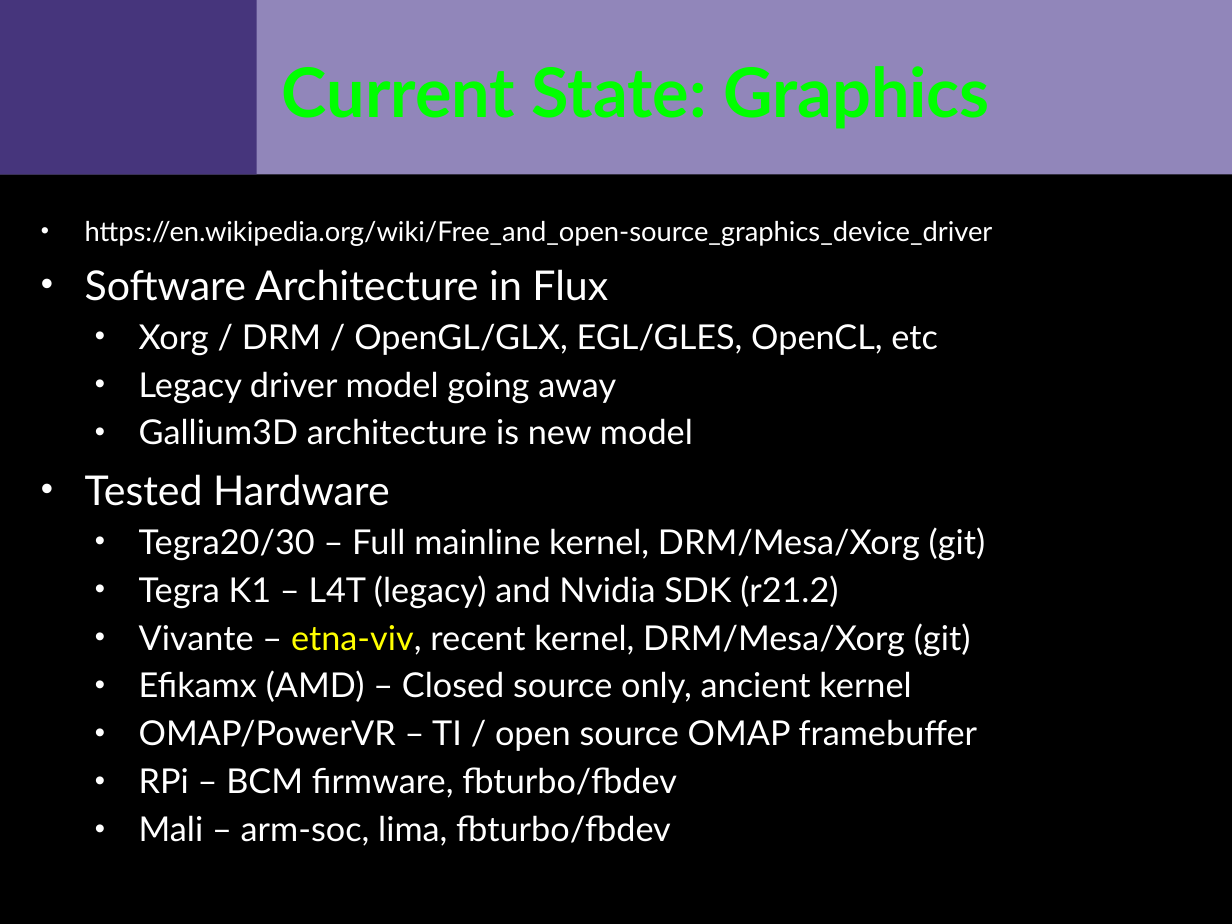
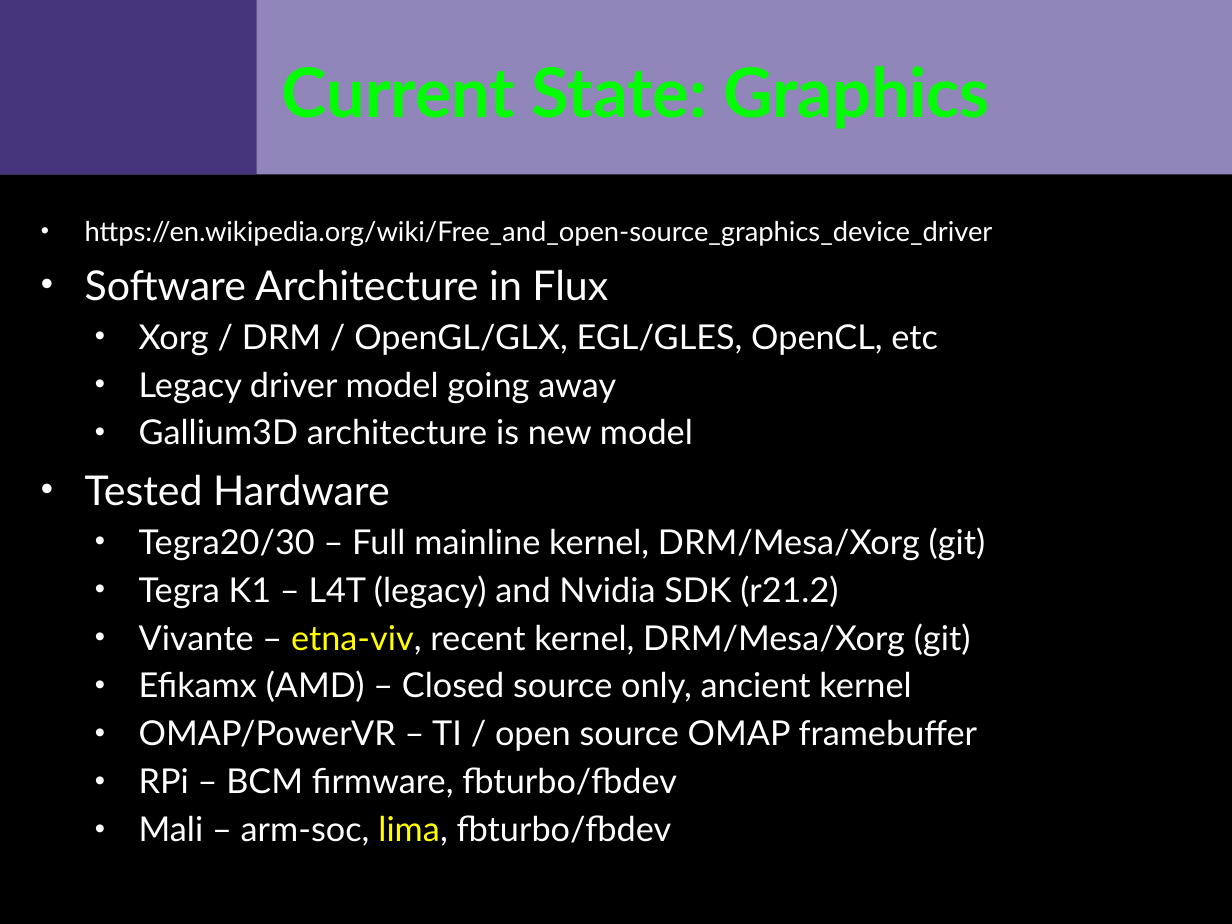
Before and after one commit to VCTLabs/scale13x-presentations, a slide deck: slide 9 of embedded/embedded_scale13x_open_hardware.odp. Drawn at 1232x924 pixels with LibreOffice and Linux fonts; fonts in the diff are those of the drawing; background and template pictures are left out. Boxes give left, top, right and bottom in pixels: in the first picture for what was removed or moved away, otherwise in the second. Text is boxed around its words. In the diff, an @@ line names an element or a change of style, - is before the commit and + after.

Commit message:
minor update to graphics slide

```diff
--- a/embedded/embedded_scale13x_open_hardware.odp
+++ b/embedded/embedded_scale13x_open_hardware.odp
@@ text at box(139, 815, 672, 846): text colour #FFFFFF to #FFFF00 in "lima," @@
```
Also in this commit, not shown: 1 other file.
